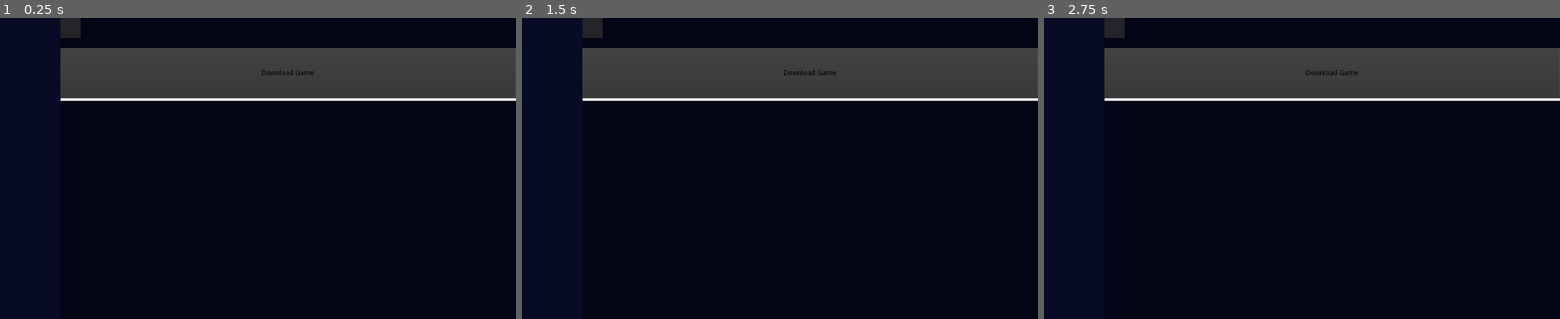
Above: before the commit, frames 1-3 (left to right).
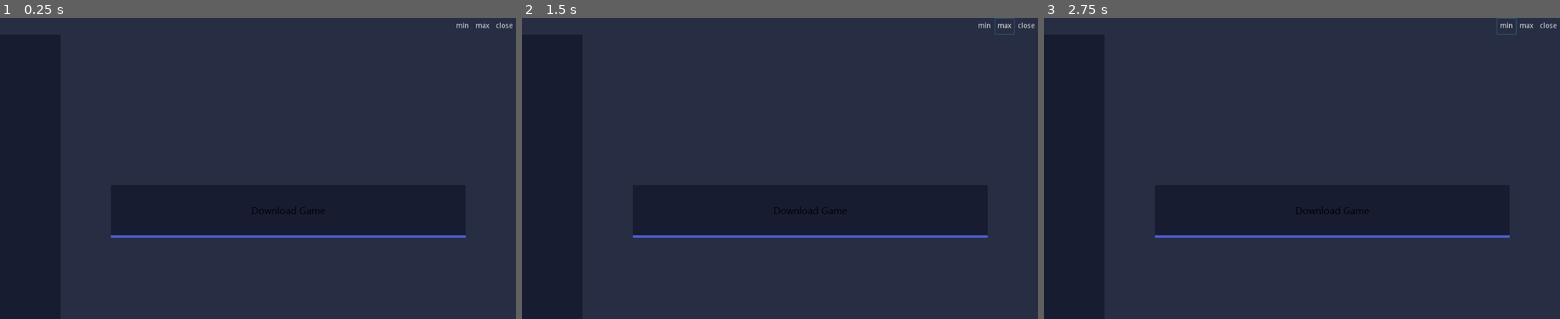
Above: after the commit, the same moments.

Repository: Elfiawesome/GameLauncher
Game: Godot game, scene res://Main.tscn
Two runs of this game, one before a commit and one after it. Both use one fixed random seed, a clock stepped at 60 frames per second and the inputs below.
Inputs (mouse positions are in pixels of both pictures, inside the frame that each line leads up to):
- Up to frame 1 (0.25 s): no input
- Up to frame 2 (1.5 s): click (986, 27) at 0.5 s, where only the run after the commit has a clickable "min"; click (1007, 27) at 1.25 s, where only the run after the commit has a clickable "max"
- Up to frame 3 (2.75 s): click (1508, 27) at 2 s, where only the run after the commit has a clickable "min"

The runs differ from the first frame. In frame 1, 78% of the frame differs, in the area x 0-100%, y 0-100%; in frame 2, 78%; in frame 3, 78%.
Error before the commit: Trying to assign value of type 'Nil' to a variable of type 'Dictionary'. (res://DownloadButton.gd:199)
Error after the commit: Trying to assign value of type 'Nil' to a variable of type 'Dictionary'. (res://DownloadButton.gd:203)

Commit message:
Added UI elements

Diff:
--- a/DownloadButton.gd
+++ b/DownloadButton.gd
@@ -2,6 +2,8 @@
 
 var NewHostData: Dictionary
 var http_request: HTTPRequest
+var http_request_Thumbnail: HTTPRequest
+var http_request_HostData: HTTPRequest
 var GameName="EliteCardWars"
 var exe_file: String
 var state=ButtonState.DownloadGame
@@ -14,14 +16,14 @@
 }
 var _ProgressBar
 var _Thumnail
-var thread = Thread.new()
+#var thread = Thread.new()
 
 func _ready():
 	_initialize_file_links()
 	self.disabled=true
 	_get_server_HostData()
 	_ProgressBar=$"../ProgressBar"
-	_Thumnail=$"../TextureRect"
+	_Thumnail=$"../Thumbnail"
 
 func _on_game_ready():
 	self.disabled=false
@@ -35,8 +37,8 @@
 			#Download Game Zip
 			var Link=NewHostData[GameName]["FileLink"]
 			var Version=NewHostData[GameName]["Version"]
-			#_get_download_file(Link,FileLocation,Version)
-			thread.start(self,"_get_download_file",[Link,FileLocation,Version])
+			_get_download_file([Link,FileLocation,Version])
+			#thread.start(self,"_get_download_file",[Link,FileLocation,Version])
 		ButtonState.UpdateGame:
 			#Remove all files
 			var FileLocation="user://GameFolders/"+GameName
@@ -93,7 +95,6 @@
 	#Allow clicking button
 	self.disabled=false
 
-
 func _on_GameDownloaded_ready(GameZip: String, version:String):
 	#Unzip game
 	self.text="Unzipping"
@@ -107,6 +108,7 @@
 	#Update the game state
 	_on_HostData_ready()
 
+#Update checker function
 func CheckForAnyUpdates():
 	var newest_version=NewHostData[GameName]["Version"]
 	#Read Current version
@@ -124,7 +126,7 @@
 		return true
 	else:
 		return false
-
+#Update Calculate function
 func Get_version_value(version: String):
 	var total=0
 	var valarray=version.split(".")
@@ -143,16 +145,13 @@
 		c+=1
 	return total
 
-
-var bodySize: int
-var downloadedBytes: int
-var yes=false
-#var http_request: HTTPRequest
+#Request Game Files
+var IsDownloading=false
 func _get_download_file(args):
 	var link=args[0]
 	var path=args[1]
 	var version=args[2]
-	yes=true
+	IsDownloading=true
 	http_request = HTTPRequest.new()
 	add_child(http_request)
 
@@ -162,44 +161,51 @@
 	var error=http_request.request(link)
 	if error!=OK:
 		self.text="Error: "+str(error)
-
-func _process(delta):
-	if yes:
-		bodySize = http_request.get_body_size()
-		downloadedBytes = http_request.get_downloaded_bytes()
-		print(int(downloadedBytes*100/bodySize))
+#Receive Game Files
+func _receive_download_file(_result, _response_code, _headers, body, GameZip, version):
+	IsDownloading=false
+	remove_child(http_request)
+	_on_GameDownloaded_ready(GameZip,version)
+#Progress Bar
+func _process(_delta):
+	if IsDownloading:
+		var bodySize: int = http_request.get_body_size()
+		var downloadedBytes: int = http_request.get_downloaded_bytes()
 		var wid=rect_size.x
 		_ProgressBar.rect_size=Vector2(wid*downloadedBytes/bodySize,_ProgressBar.rect_size.y)
 
-func _receive_download_file(result, response_code, headers, body, GameZip, version):
-	remove_child(http_request)
-	_on_GameDownloaded_ready(GameZip,version)
-
 #Request for game image
 func _get_game_thumbnail(link:String):
-	var http_request_Thumbnail = HTTPRequest.new()
+	http_request_Thumbnail = HTTPRequest.new()
 	add_child(http_request_Thumbnail)
 	http_request_Thumbnail.connect("request_completed", self, "_receive_game_thumbnail")
+	http_request_Thumbnail.set_download_file("user://"+GameName+"_Thumnail.JPG")
 	http_request_Thumbnail.request(link)
-	http_request_Thumbnail.set_download_file("user://"+GameName+"Thumnail")
-	print(link)
-
-func _receive_game_thumbnail():
-	pass
+#Receive for Game Thumbnail
+func _receive_game_thumbnail(_result, _response_code, _headers, body):
+	remove_child(http_request_Thumbnail)
+	var image=Image.new()
+	image.load("user://"+GameName+"_Thumnail.JPG")
+	var texture = ImageTexture.new()
+	texture.create_from_image(image, 0)
+	_Thumnail.texture=texture
 
 #Request for server details
 func _get_server_HostData():
-	var http_request_HostData = HTTPRequest.new()
+	http_request_HostData = HTTPRequest.new()
 	add_child(http_request_HostData)
 	http_request_HostData.connect("request_completed", self, "_receive_server_HostData")
 	http_request_HostData.request("https://raw.githubusercontent.com/Elfiawesome/GameLauncher/main/GameFileLinks/HostData.json")
 #Receive  for server details
-func _receive_server_HostData(result, response_code, headers, body):
+func _receive_server_HostData(_result, _response_code, _headers, body):
+	remove_child(http_request_HostData)
 	var StringResult=body.get_string_from_utf8()
 	NewHostData = JSON.parse(StringResult).result
 	_on_HostData_ready()
 	print("Succesfully received Server HostData")
 
+
+#Functions
 func file_exists(path: String):
 	var dir=Directory.new()
 	return dir.file_exists(path)
@@ -225,7 +231,6 @@
 		return false
 	ProjectSettings.load_resource_pack(zip_file)
 
-	var i = 0
 	for f in gdunzip.files:
 		var readFile = File.new()
 		if readFile.file_exists("res://"+f):
@@ -246,8 +251,8 @@
 func _initialize_file_links():#For uploading purposes only
 	var HostData = {
 		"EliteCardWars":{
-			"Version":"1.0.0",
-			"FileLink":"https://github.com/Elfiawesome/EliteCardWars/releases/download/TestingBuilds/EliteCardWarsTestingBuild_v1.0.4.4.zip",
+			"Version":"1.0.41",
+			"FileLink":"https://github.com/Elfiawesome/EliteCardWars/releases/download/TestingBuilds/EliteCardWarsTestingBuild_v1.0.4.1.zip",#"https://github.com/Elfiawesome/EliteCardWars/releases/download/TestingBuilds/EliteCardWarsTestingBuild_v1.0.4.4.zip",
 			"FileName":"EliteCardWars.exe",
 			"ThumbnailLink":"https://raw.githubusercontent.com/Elfiawesome/GameLauncher/main/GameFileLinks/Thumbnails/EliteCardWars.JPG"
 		},
@@ -265,66 +270,3 @@
 	file.open("res://GameFileLinks/HostData.json",File.WRITE)
 	file.store_string(to_json(HostData))
 	file.close()
-#func _ready():
-#	_verify_gamefiles()
-#	self.disabled=true
-#
-#func file_exists(path: String):
-#	var dir=Directory.new()
-#	return dir.file_exists(path)
-#
-#func _verify_gamefiles():
-#	#Check game files are complete
-#	if file_exists(GamePath):
-#		_download_file(version_link,version_path,true)
-#	else:
-#		_check_integrity()
-#
-#func _download_file(link:String, path:String, just_version:bool):
-#	#Create a Http req node and connect its completion signal
-#	http_request = HTTPRequest.new()
-#	add_child(http_request)
-#
-#	self.text="Downloading "+str(path.get_file())
-#	http_request.connect("_request_completed",self,"_install_file",[path,just_version])
-#	var error=http_request.request_raw(link)
-#	if error!=OK:
-#		self.text="Error: "+str(error)
-#
-#func _install_file(_result,_response_code,_headers,body,path,just_version:bool):
-#	if just_version:
-#		var new_version=str(body.get_string_from_utf8())
-#		_compare_version(new_version)
-#		return
-#
-#	var dir=Directory.new()
-#	dir.remove(path)
-#
-#	var file=File.new()
-#	file.open(path,File.WRITE)
-#	file.store_buffer(body)
-#	file.close()
-#	#Check integrity
-#	_check_integrity()
-#
-#func _check_integrity():
-#	if file_exists(GamePath):
-#		_download_file(zipLink,GamePath,false)
-#		print("Missing Zip Game")
-#		return
-#
-#func _compare_version(new_version):
-#	#read current version
-#	var file=File.new()
-#	var version_path=""
-#	file.open(version_path, File.READ)
-#	var cur_version=file.get_as_text()
-#	file.close()
-#	#compare
-#	if int(new_version)>cur_version:
-#		var dir=Directory.new()
-#		dir.remove(version_path)
-#	_check_integrity()
-#
-#func _on_Button_pressed():
-#	pass
--- a/GameFileLinks/HostData.json
+++ b/GameFileLinks/HostData.json
@@ -1 +1 @@
-{"EliteCardWars":{"FileLink":"https://github.com/Elfiawesome/EliteCardWars/releases/download/TestingBuilds/EliteCardWarsTestingBuild_v1.0.4.4.zip","FileName":"EliteCardWars.exe","ThumbnailLink":"https://raw.githubusercontent.com/Elfiawesome/GameLauncher/main/GameFileLinks/Thumbnails/EliteCardWars.JPG","Version":"1.0.0"},"EliteCardWarsBeta":{"FileLink":"http …(210 unchanged characters)…
+{"EliteCardWars":{"FileLink":"https://github.com/Elfiawesome/EliteCardWars/releases/download/TestingBuilds/EliteCardWarsTestingBuild_v1.0.4.1.zip","FileName":"EliteCardWars.exe","ThumbnailLink":"https://raw.githubusercontent.com/Elfiawesome/GameLauncher/main/GameFileLinks/Thumbnails/EliteCardWars.JPG","Version":"1.0.41"},"EliteCardWarsBeta":{"FileLink":"http …(210 unchanged characters)…
--- a/Main.tscn
+++ b/Main.tscn
@@ -1,6 +1,8 @@
-[gd_scene load_steps=2 format=2]
+[gd_scene load_steps=4 format=2]
 
 [ext_resource path="res://DownloadButton.gd" type="Script" id=1]
+[ext_resource path="res://themes/MinimalUI.tres" type="Theme" id=2]
+[ext_resource path="res://TileBar.gd" type="Script" id=3]
 
 [node name="Main" type="Control"]
 anchor_right = 1.0
@@ -13,66 +15,131 @@
 [node name="bg" type="ColorRect" parent="MarginContainer"]
 margin_right = 1024.0
 margin_bottom = 600.0
-color = Color( 0.0156863, 0.0235294, 0.0901961, 1 )
+color = Color( 0.156863, 0.184314, 0.266667, 1 )
 
-[node name="HBoxContainer" type="HBoxContainer" parent="MarginContainer"]
+[node name="VBoxContainer" type="VBoxContainer" parent="MarginContainer"]
+margin_right = 1024.0
+margin_bottom = 600.0
+custom_constants/separation = 0
+
+[node name="TileBar" type="Control" parent="MarginContainer/VBoxContainer"]
+margin_right = 1024.0
+margin_bottom = 33.0
+size_flags_vertical = 3
+size_flags_stretch_ratio = 0.06
+script = ExtResource( 3 )
+
+[node name="HBoxContainer" type="HBoxContainer" parent="MarginContainer/VBoxContainer/TileBar"]
+anchor_right = 1.0
+anchor_bottom = 1.0
+custom_constants/separation = 0
+alignment = 2
+
+[node name="MinButton" type="Button" parent="MarginContainer/VBoxContainer/TileBar/HBoxContainer"]
+margin_left = 898.0
+margin_right = 938.0
+margin_bottom = 33.0
+rect_min_size = Vector2( 40, 0 )
+text = "min"
+flat = true
+
+[node name="MaxButton" type="Button" parent="MarginContainer/VBoxContainer/TileBar/HBoxContainer"]
+margin_left = 938.0
+margin_right = 978.0
+margin_bottom = 33.0
+rect_min_size = Vector2( 40, 0 )
+text = "max"
+flat = true
+
+[node name="CloseButton" type="Button" parent="MarginContainer/VBoxContainer/TileBar/HBoxContainer"]
+margin_left = 978.0
+margin_right = 1024.0
+margin_bottom = 33.0
+rect_min_size = Vector2( 40, 0 )
+text = "close"
+flat = true
+
+[node name="HBoxContainer" type="HBoxContainer" parent="MarginContainer/VBoxContainer"]
+margin_top = 33.0
 margin_right = 1024.0
 margin_bottom = 600.0
 size_flags_vertical = 3
 custom_constants/separation = 0
 
-[node name="SideBar" type="ColorRect" parent="MarginContainer/HBoxContainer"]
+[node name="SideBar" type="ColorRect" parent="MarginContainer/VBoxContainer/HBoxContainer"]
 margin_right = 120.0
-margin_bottom = 600.0
+margin_bottom = 567.0
 rect_min_size = Vector2( 120, 0 )
-color = Color( 0.03479, 0.0467529, 0.148438, 1 )
+color = Color( 0.0980392, 0.113725, 0.196078, 1 )
 
-[node name="VBoxContainer" type="VBoxContainer" parent="MarginContainer/HBoxContainer/SideBar"]
+[node name="VBoxContainer" type="VBoxContainer" parent="MarginContainer/VBoxContainer/HBoxContainer/SideBar"]
 anchor_right = 1.0
 anchor_bottom = 1.0
+margin_left = 191.0
+margin_top = 96.0
+margin_right = 191.0
+margin_bottom = 96.0
 
-[node name="VBoxContainer" type="VBoxContainer" parent="MarginContainer/HBoxContainer"]
+[node name="MainBox" type="VBoxContainer" parent="MarginContainer/VBoxContainer/HBoxContainer"]
 margin_left = 120.0
 margin_right = 1024.0
-margin_bottom = 600.0
+margin_bottom = 567.0
 size_flags_horizontal = 3
 custom_constants/separation = 0
 
-[node name="HeaderBox" type="ColorRect" parent="MarginContainer/HBoxContainer/VBoxContainer"]
+[node name="HeaderBox" type="ColorRect" parent="MarginContainer/VBoxContainer/HBoxContainer/MainBox"]
+visible = false
 margin_right = 904.0
-margin_bottom = 60.0
-rect_min_size = Vector2( 0, 60 )
-color = Color( 0.0156863, 0.0235294, 0.0901961, 1 )
+margin_bottom = 130.0
+rect_min_size = Vector2( 0, 130 )
+color = Color( 0.0980392, 0.113725, 0.196078, 1 )
 
-[node name="Panel" type="Panel" parent="MarginContainer/HBoxContainer/VBoxContainer/HeaderBox"]
-margin_right = 40.0
-margin_bottom = 40.0
+[node name="MarginContainer" type="MarginContainer" parent="MarginContainer/VBoxContainer/HBoxContainer/MainBox"]
+margin_right = 904.0
+margin_bottom = 405.0
+custom_constants/margin_right = 100
+custom_constants/margin_left = 100
 
-[node name="Button" type="VBoxContainer" parent="MarginContainer/HBoxContainer/VBoxContainer"]
-margin_top = 60.0
-margin_right = 904.0
-margin_bottom = 265.0
+[node name="Button" type="VBoxContainer" parent="MarginContainer/VBoxContainer/HBoxContainer/MainBox/MarginContainer"]
+margin_left = 100.0
+margin_right = 804.0
+margin_bottom = 405.0
+size_flags_horizontal = 3
 custom_constants/separation = 0
 
-[node name="Button" type="Button" parent="MarginContainer/HBoxContainer/VBoxContainer/Button"]
-margin_right = 904.0
-margin_bottom = 100.0
+[node name="Panel" type="Panel" parent="MarginContainer/VBoxContainer/HBoxContainer/MainBox/MarginContainer/Button"]
+visible = false
+margin_right = 704.0
+margin_bottom = 20.0
+rect_min_size = Vector2( 0, 20 )
+
+[node name="Thumbnail" type="TextureRect" parent="MarginContainer/VBoxContainer/HBoxContainer/MainBox/MarginContainer/Button"]
+margin_right = 704.0
+margin_bottom = 300.0
+rect_min_size = Vector2( 0, 300 )
+expand = true
+stretch_mode = 6
+
+[node name="Button" type="Button" parent="MarginContainer/VBoxContainer/HBoxContainer/MainBox/MarginContainer/Button"]
+margin_top = 300.0
+margin_right = 704.0
+margin_bottom = 400.0
 rect_min_size = Vector2( 0, 100 )
+theme = ExtResource( 2 )
 custom_colors/font_color_disabled = Color( 0, 0, 0, 1 )
 custom_colors/font_color_focus = Color( 0, 0, 0, 1 )
 text = "Download Game"
 script = ExtResource( 1 )
 
-[node name="ProgressBar" type="ColorRect" parent="MarginContainer/HBoxContainer/VBoxContainer/Button"]
-margin_top = 100.0
-margin_right = 904.0
-margin_bottom = 105.0
+[node name="ProgressBar" type="ColorRect" parent="MarginContainer/VBoxContainer/HBoxContainer/MainBox/MarginContainer/Button"]
+margin_top = 400.0
+margin_right = 704.0
+margin_bottom = 405.0
 rect_min_size = Vector2( 0, 5 )
+color = Color( 0.309804, 0.376471, 0.815686, 1 )
 
-[node name="TextureRect" type="TextureRect" parent="MarginContainer/HBoxContainer/VBoxContainer/Button"]
-margin_top = 105.0
-margin_right = 904.0
-margin_bottom = 205.0
-rect_min_size = Vector2( 0, 100 )
-
-[connection signal="pressed" from="MarginContainer/HBoxContainer/VBoxContainer/Button/Button" to="MarginContainer/HBoxContainer/VBoxContainer/Button/Button" method="_on_Button_pressed"]
+[connection signal="gui_input" from="MarginContainer/VBoxContainer/TileBar" to="MarginContainer/VBoxContainer/TileBar" method="_on_TileBar_gui_input"]
+[connection signal="pressed" from="MarginContainer/VBoxContainer/TileBar/HBoxContainer/MinButton" to="MarginContainer/VBoxContainer/TileBar" method="_on_MinButton_pressed"]
+[connection signal="pressed" from="MarginContainer/VBoxContainer/TileBar/HBoxContainer/MaxButton" to="MarginContainer/VBoxContainer/TileBar" method="_on_MaxButton_pressed"]
+[connection signal="pressed" from="MarginContainer/VBoxContainer/TileBar/HBoxContainer/CloseButton" to="MarginContainer/VBoxContainer/TileBar" method="_on_CloseButton_pressed"]
+[connection signal="pressed" from="MarginContainer/VBoxContainer/HBoxContainer/MainBox/MarginContainer/Button/Button" to="MarginContainer/VBoxContainer/HBoxContainer/MainBox/MarginContainer/Button/Button" method="_on_Button_pressed"]
--- /dev/null
+++ b/TileBar.gd
@@ -0,0 +1,33 @@
+extends Control
+
+var following=false
+var IsMaximised=false
+var lastPosBeforeMax=Vector2()
+var drag_pos=Vector2()
+
+func _on_TileBar_gui_input(event):
+	if event is InputEventMouseButton:
+		if event.get_button_index()==1:
+			following=!following
+			drag_pos=get_local_mouse_position()
+
+func _process(delta):
+	if following:
+		OS.set_window_position(OS.window_position+get_global_mouse_position()-drag_pos)
+
+
+func _on_MinButton_pressed():
+	OS.set_window_minimized(true)
+
+func _on_MaxButton_pressed():
+	if !IsMaximised:
+		lastPosBeforeMax=OS.get_window_position()
+		OS.set_window_position(Vector2(0,0))
+		OS.set_window_size(OS.get_screen_size())
+	else:
+		OS.set_window_size(Vector2(1024,600))
+		OS.set_window_position(lastPosBeforeMax)
+	IsMaximised=!IsMaximised
+
+func _on_CloseButton_pressed():
+	get_tree().quit()
--- a/project.godot
+++ b/project.godot
@@ -12,7 +12,12 @@
 
 config/name="CardWarsLauncher"
 run/main_scene="res://Main.tscn"
+boot_splash/show_image=false
 config/icon="res://icon.png"
+
+[display]
+
+window/size/borderless=true
 
 [gui]
 
--- a/themes/MinimalUI.tres
+++ b/themes/MinimalUI.tres
@@ -1,39 +1,23 @@
-[gd_resource type="Theme" load_steps=52 format=2]
-
-[ext_resource path="res://themes/OpenSans-Regular.ttf" type="DynamicFontData" id=1]
+[gd_resource type="Theme" load_steps=51 format=2]
+
+[ext_resource path="res://themes/ebrima.ttf" type="DynamicFontData" id=1]
 [ext_resource path="res://themes/icons.svg" type="Texture" id=2]
 
 [sub_resource type="DynamicFont" id=21]
+size = 20
 font_data = ExtResource( 1 )
 
 [sub_resource type="StyleBoxFlat" id=1]
-bg_color = Color( 0, 0, 0, 1 )
-border_width_left = 1
-border_width_top = 1
-border_width_right = 1
-border_width_bottom = 1
-border_color = Color( 0.282353, 0.282353, 0.282353, 1 )
-
-[sub_resource type="StyleBoxFlat" id=2]
-bg_color = Color( 1, 1, 1, 0 )
-border_width_bottom = 1
-border_color = Color( 0.282353, 0.282353, 0.282353, 1 )
-expand_margin_bottom = 3.0
-
-[sub_resource type="StyleBoxFlat" id=3]
-bg_color = Color( 0, 0, 0, 1 )
-border_width_left = 1
-border_width_top = 1
-border_width_right = 1
-border_width_bottom = 1
-border_color = Color( 1, 1, 1, 1 )
+bg_color = Color( 0.0980392, 0.113725, 0.196078, 1 )
+border_color = Color( 0.282353, 0.282353, 0.282353, 1 )
+
+[sub_resource type="StyleBoxFlat" id=50]
+bg_color = Color( 0.156863, 0.184314, 0.266667, 1 )
+border_color = Color( 1, 0, 0, 1 )
+anti_aliasing_size = 0.886
 
 [sub_resource type="StyleBoxFlat" id=4]
-bg_color = Color( 0.129412, 0.129412, 0.129412, 1 )
-border_width_left = 1
-border_width_top = 1
-border_width_right = 1
-border_width_bottom = 1
+bg_color = Color( 0.156863, 0.184314, 0.266667, 1 )
 border_color = Color( 1, 1, 1, 1 )
 
 [sub_resource type="AtlasTexture" id=22]
@@ -349,14 +333,15 @@
 [resource]
 default_font = SubResource( 21 )
 Button/colors/font_color = Color( 1, 1, 1, 1 )
-Button/colors/font_color_disabled = Color( 0.9, 0.9, 0.9, 0.2 )
-Button/colors/font_color_hover = Color( 0.94, 0.94, 0.94, 1 )
+Button/colors/font_color_disabled = Color( 1, 1, 1, 1 )
+Button/colors/font_color_focus = Color( 0.941176, 0.941176, 0.941176, 1 )
+Button/colors/font_color_hover = Color( 1, 1, 1, 1 )
 Button/colors/font_color_pressed = Color( 1, 1, 1, 1 )
 Button/constants/hseparation = 2
 Button/fonts/font = SubResource( 21 )
 Button/styles/disabled = SubResource( 1 )
-Button/styles/focus = SubResource( 2 )
-Button/styles/hover = SubResource( 3 )
+Button/styles/focus = SubResource( 50 )
+Button/styles/hover = SubResource( 1 )
 Button/styles/normal = SubResource( 1 )
 Button/styles/pressed = SubResource( 4 )
 CheckBox/colors/font_color = Color( 0.88, 0.88, 0.88, 1 )
Binary file added: themes/ebrima.ttf
